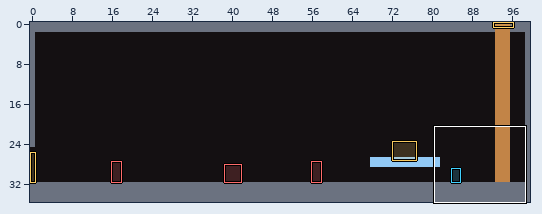
An edit to a level. LDtk project, ambition_content/worlds/evil.ldtk. The picture above shows the old version from afar; the outline marks the close-up.
Close-up. The starting point:
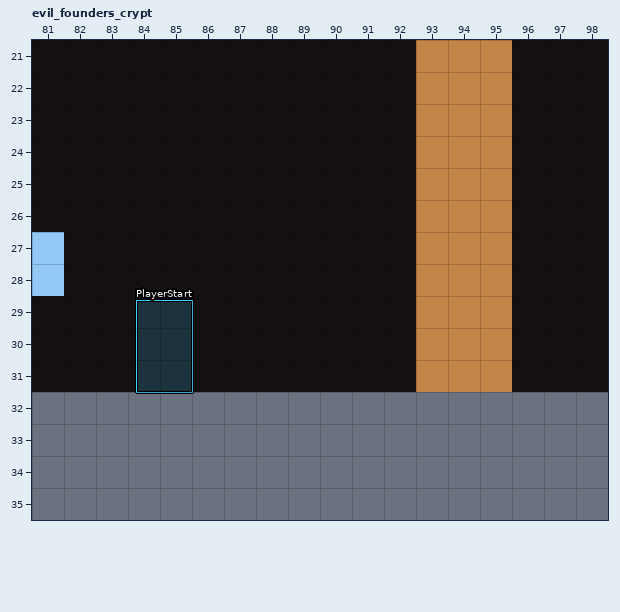
Cells are 16x16 px. Shown: evil_founders_crypt x 81..98, y 21..35. The commit also changed other parts of the map, which this record leaves out.
Once edited:
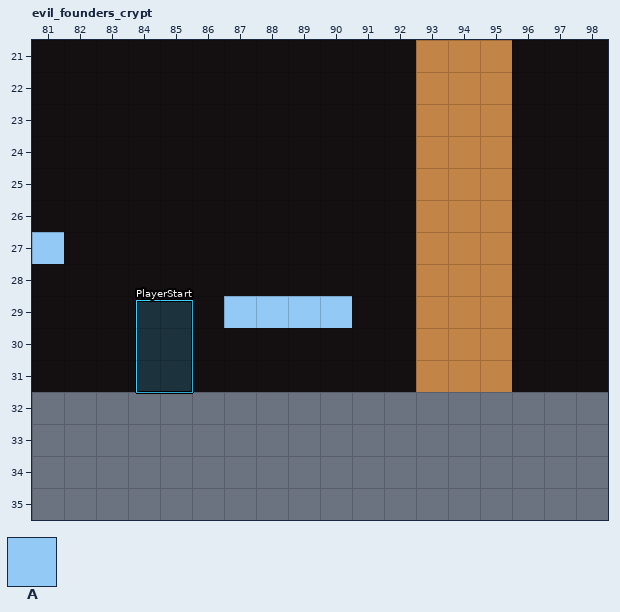
Key: from "Collision": A 2 "OneWayUp".
_ is an empty cell.
The exact change:
Layer "Collision":
y 28: x 81 A -> _
y 29: x 87..90 ____ -> AAAA
Where, in picture pixels (left, top, right, bottom), the same in both close-ups:
removed: (32, 264, 64, 296)
added: (224, 296, 352, 328)
